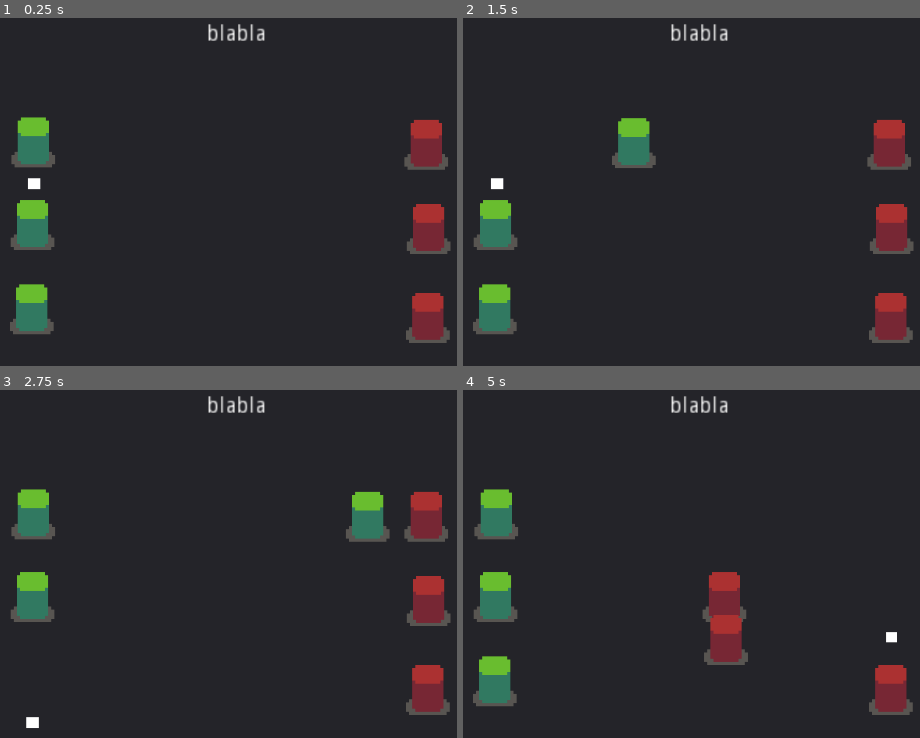
Above: before the commit, frames 1-4 (two rows, left to right).
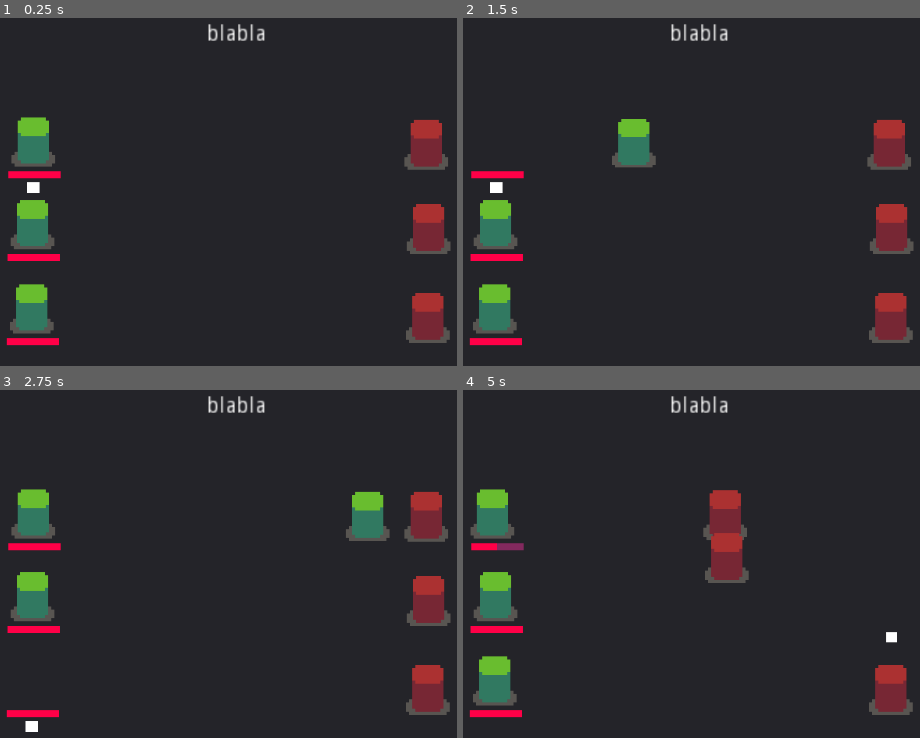
Above: after the commit, the same moments.

Repository: Threnkost/turn-based-combat
Game: Godot game, scene res://MainScene/Game.tscn
Same seed, same stepped clock (60 frames per second), same inputs: the game is played once before the commit and once after it. Before the commit the project starts from res://Game.tscn.
Inputs:
- Up to frame 1 (0.25 s): no input
- Up to frame 2 (1.5 s): tap Enter at 0.5 s; tap Space (playTurn) at 0.6, 1.35 s
- Up to frame 3 (2.75 s): tap Space (playTurn) at 2.1 s
- Up to frame 4 (5 s): tap Space (playTurn) at 2.85, 3.6, 4.35 s; tap P (skipTurn) at 4.15 s

The runs differ from the first frame. In frame 1, 0.9% of the frame differs, in the area x 1-14%, y 40-95%; in frame 2, 1.0%; in frame 3, 0.9%; in frame 4, 5.0%, in the area x 1-63%, y 28-95%.

Commit message:
Add files via upload

Diff:
--- a/Combat/AI/EnemyAI.gd
+++ b/Combat/AI/EnemyAI.gd
@@ -13,6 +13,10 @@
 
 #Enemy will use this function to find his target. (Ally -> Their enemy.)
 func getRandomTarget(targets : Array) -> Battler:
-	var targetCount = targets.size()
-	var target : Battler = targets[rng.randi_range(0, targetCount - 1)]
-	return target
+	var aliveTargets = []
+	for i in targets:
+		if i.isAlive:
+			aliveTargets.append(i)
+	var targetCount = aliveTargets.size()
+	var target : Battler = aliveTargets[rng.randi_range(0, targetCount - 1)]
+	return aliveTargets[0]#target
--- a/Combat/Actions/Attack.gd
+++ b/Combat/Actions/Attack.gd
@@ -13,6 +13,7 @@
 	#Defining attacker and victim.
 	var attacker : Battler = args[0]
 	var victim : Battler = args[1]
+	var attackersStrength = 5
 
 	#Defining their BattlerReference.
 	var attackerReference = attacker.battlerReference
@@ -29,6 +30,9 @@
 	#Attacker hits the victim.
 	yield(get_tree().create_timer(ATTACK_DURATION), "timeout")
 
+	#Victim takes some damage.
+	victim.takeDamage(attackersStrength)
+
 	#Attacker returns to his place after attacking.
 	attackerReference.returnToStart()
 	yield(attackerReference.tween, "tween_completed")
--- a/Combat/Battler/Battler.gd
+++ b/Combat/Battler/Battler.gd
@@ -7,6 +7,9 @@
 #startPosition is battler's starting position.
 onready var battlerReference #: BattlerReference
 onready var startPosition : Vector2
+onready var stats = $Stats
+
+var isAlive : bool = true
 
 #Initializes variables.
 func _ready():
@@ -16,3 +19,15 @@
 #Abstract method.
 func playTurn(turnQueue) -> void:
 	pass
+
+func takeDamage(damage : float) -> void:
+	if has_node("Stats/Health"):
+		var healthNode : Stat = stats.get_node("Health")
+		healthNode.addModifier(-damage)
+		battlerReference.animationPlayer.play("TookDamage")
+		if healthNode.getTotalAmount() <= 0:
+			die()
+
+func die() -> void:
+	isAlive = false
+	battlerReference.animationPlayer.play("Death")
--- a/Combat/Characters/Character1.gd
+++ b/Combat/Characters/Character1.gd
@@ -1,4 +1,16 @@
 extends Ally
 
-func playTurn(turnQueue) -> void:
-	.playTurn(turnQueue)
+onready var maxHealth : Stat = $Stats/MaxHealth
+onready var health : Stat = $Stats/Health
+
+func _ready():
+	health.addModifier(maxHealth.getTotalAmount())
+
+#func playTurn(turnQueue) -> void:
+#	.playTurn(turnQueue)
+
+func _on_MaxHealth_statChanged(statName, newAmount):
+	$HealthBar.max_value = newAmount
+
+func _on_Health_statChanged(statName, newAmount):
+	$HealthBar.value = newAmount
--- a/Combat/Characters/Character1.tscn
+++ b/Combat/Characters/Character1.tscn
@@ -1,26 +1,86 @@
-[gd_scene load_steps=7 format=2]
+[gd_scene load_steps=11 format=2]
 
 [ext_resource path="res://Combat/Characters/Character1.gd" type="Script" id=1]
 [ext_resource path="res://Assets/characters.png" type="Texture" id=2]
 [ext_resource path="res://Combat/Battler/BattlerReference/BattlerReference.gd" type="Script" id=3]
 [ext_resource path="res://Combat/Actions/Attack.gd" type="Script" id=4]
 [ext_resource path="res://Combat/Actions/IAction.gd" type="Script" id=5]
+[ext_resource path="res://Stats/Stat.gd" type="Script" id=6]
+[ext_resource path="res://Assets/progress.png" type="Texture" id=7]
 
 [sub_resource type="AtlasTexture" id=1]
 atlas = ExtResource( 2 )
 region = Rect2( 0, 0, 16, 16 )
 
+[sub_resource type="Animation" id=2]
+resource_name = "Death"
+length = 0.75
+tracks/0/type = "value"
+tracks/0/path = NodePath(".:modulate")
+tracks/0/interp = 1
+tracks/0/loop_wrap = true
+tracks/0/imported = false
+tracks/0/enabled = true
+tracks/0/keys = {
+"times": PoolRealArray( 0, 0.6 ),
+"transitions": PoolRealArray( 1, 1 ),
+"update": 0,
+"values": [ Color( 1, 1, 1, 1 ), Color( 0.305882, 0.301961, 0.301961, 1 ) ]
+}
+tracks/1/type = "value"
+tracks/1/path = NodePath("../HealthBar:modulate")
+tracks/1/interp = 1
+tracks/1/loop_wrap = true
+tracks/1/imported = false
+tracks/1/enabled = true
+tracks/1/keys = {
+"times": PoolRealArray( 0, 0.6 ),
+"transitions": PoolRealArray( 1, 1 ),
+"update": 0,
+"values": [ Color( 1, 1, 1, 1 ), Color( 1, 1, 1, 0 ) ]
+}
+tracks/2/type = "value"
+tracks/2/path = NodePath("../HealthBar:visible")
+tracks/2/interp = 1
+tracks/2/loop_wrap = true
+tracks/2/imported = false
+tracks/2/enabled = true
+tracks/2/keys = {
+"times": PoolRealArray( 0, 0.6 ),
+"transitions": PoolRealArray( 1, 1 ),
+"update": 1,
+"values": [ true, false ]
+}
+
+[sub_resource type="Animation" id=3]
+resource_name = "TookDamage"
+length = 0.4
+tracks/0/type = "value"
+tracks/0/path = NodePath(".:position")
+tracks/0/interp = 1
+tracks/0/loop_wrap = true
+tracks/0/imported = false
+tracks/0/enabled = true
+tracks/0/keys = {
+"times": PoolRealArray( 0, 0.1, 0.2, 0.3, 0.4 ),
+"transitions": PoolRealArray( 1, 1, 1, 1, 1 ),
+"update": 0,
+"values": [ Vector2( 0, 0 ), Vector2( -8.2605, 0 ), Vector2( 0, 0 ), Vector2( 7.7395, 0 ), Vector2( 0, 0 ) ]
+}
+
 [node name="Character1" type="Position2D"]
 script = ExtResource( 1 )
 
 [node name="BattlerReference" type="Sprite" parent="."]
-scale = Vector2( 4, 4 )
+scale = Vector2( 4, 3.93072 )
 texture = SubResource( 1 )
 script = ExtResource( 3 )
 
 [node name="Tween" type="Tween" parent="BattlerReference"]
 
 [node name="AnimationPlayer" type="AnimationPlayer" parent="BattlerReference"]
+anims/Death = SubResource( 2 )
+anims/TookDamage = SubResource( 3 )
 
 [node name="Actions" type="Node" parent="BattlerReference"]
 
@@ -32,10 +92,37 @@
 
 [node name="Queue" type="ColorRect" parent="."]
 visible = false
-margin_left = -7.0
-margin_top = 46.0
-margin_right = 9.0
-margin_bottom = 60.0
+margin_left = -8.2605
+margin_top = 51.042
+margin_right = 7.7395
+margin_bottom = 65.042
 __meta__ = {
 "_edit_use_anchors_": false
 }
+
+[node name="Stats" type="Node" parent="."]
+
+[node name="MaxHealth" type="Node" parent="Stats"]
+script = ExtResource( 6 )
+baseAmount = 20
+
+[node name="Health" type="Node" parent="Stats"]
+script = ExtResource( 6 )
+baseAmount = 0
+
+[node name="HealthBar" type="TextureProgress" parent="."]
+margin_left = -32.1376
+margin_top = 37.0
+margin_right = 34.8624
+margin_bottom = 46.0
+value = 50.0
+texture_under = ExtResource( 7 )
+texture_progress = ExtResource( 7 )
+tint_under = Color( 0.517647, 0.164706, 0.372549, 1 )
+tint_progress = Color( 1, 0.00392157, 0.282353, 1 )
+nine_patch_stretch = true
+__meta__ = {
+"_edit_use_anchors_": false
+}
+[connection signal="statChanged" from="Stats/MaxHealth" to="." method="_on_MaxHealth_statChanged"]
+[connection signal="statChanged" from="Stats/Health" to="." method="_on_Health_statChanged"]
--- a/Combat/TurnQueue/TurnQueue.gd
+++ b/Combat/TurnQueue/TurnQueue.gd
@@ -34,6 +34,11 @@
 	var nextIndex = (activeCharacter.get_index() + 1) % get_child_count()
 	activeCharacter = get_child(nextIndex)
 
+	#If next character is dead, pick next one.
+	if not activeCharacter.isAlive:
+		skipTurn()
+		return
+
 	#Sets true next active character's indicator.
 	activeCharacter.get_node("Queue").visible = true
 
--- /dev/null
+++ b/MainScene/Game.tscn
@@ -0,0 +1,9 @@
+[gd_scene load_steps=3 format=2]
+
+[ext_resource path="res://Combat/Battleground.gd" type="Script" id=1]
+[ext_resource path="res://Combat/Battleground.tscn" type="PackedScene" id=2]
+
+[node name="Game" type="Node2D"]
+
+[node name="Battleground" parent="." instance=ExtResource( 2 )]
+script = ExtResource( 1 )
--- /dev/null
+++ b/Stats/Stat.gd
@@ -0,0 +1,37 @@
+extends Node
+
+signal statChanged(statName, newAmount)
+
+class_name Stat
+
+export (int) var baseAmount = 1 setget ,getBaseAmount
+export (bool) var isPercent = false
+
+onready var _modifiers : Array = []
+
+func _ready():
+	emit_signal("statChanged", name, baseAmount)
+
+func addModifier(amount: int) -> void:
+	_modifiers.append(amount)
+	emit_signal("statChanged", name, getTotalAmount())
+
+func removeModifier(amount: int) -> void:
+	if _modifiers.has(amount):
+		_modifiers.erase(amount)
+	else:
+		_modifiers.append(-amount)
+	emit_signal("statChanged", name, getTotalAmount())
+
+func getBaseAmount() -> float:
+	if isPercent:
+		return baseAmount / 100
+	return baseAmount
+
+func getTotalAmount() -> float:
+	var totalAmount = baseAmount
+	for i in _modifiers:
+		totalAmount += i
+	if isPercent:
+		return totalAmount / 100
+	return totalAmount
--- a/project.godot
+++ b/project.godot
@@ -44,6 +44,11 @@
 "language": "GDScript",
 "path": "res://Combat/Actions/IAction.gd"
 }, {
+"base": "Node",
+"class": "Stat",
+"language": "GDScript",
+"path": "res://Stats/Stat.gd"
+}, {
 "base": "YSort",
 "class": "TurnQueue",
 "language": "GDScript",
@@ -57,13 +62,14 @@
 "Enemy": "",
 "EnemyAI": "",
 "IAction": "",
+"Stat": "",
 "TurnQueue": ""
 }
 
 [application]
 
 config/name="Turnbased"
-run/main_scene="res://Game.tscn"
+run/main_scene="res://MainScene/Game.tscn"
 config/icon="res://icon.png"
 
 [display]
Binary file added: Assets/progress.png
Not shown, added: Assets/progress.png.import
